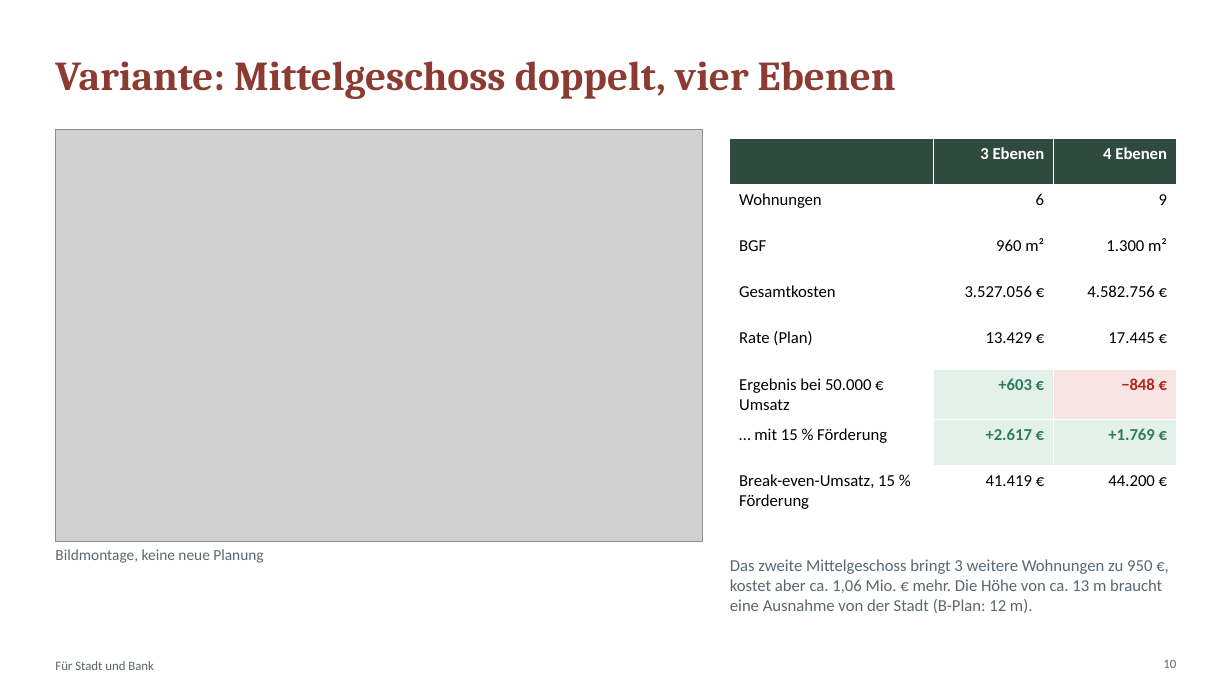
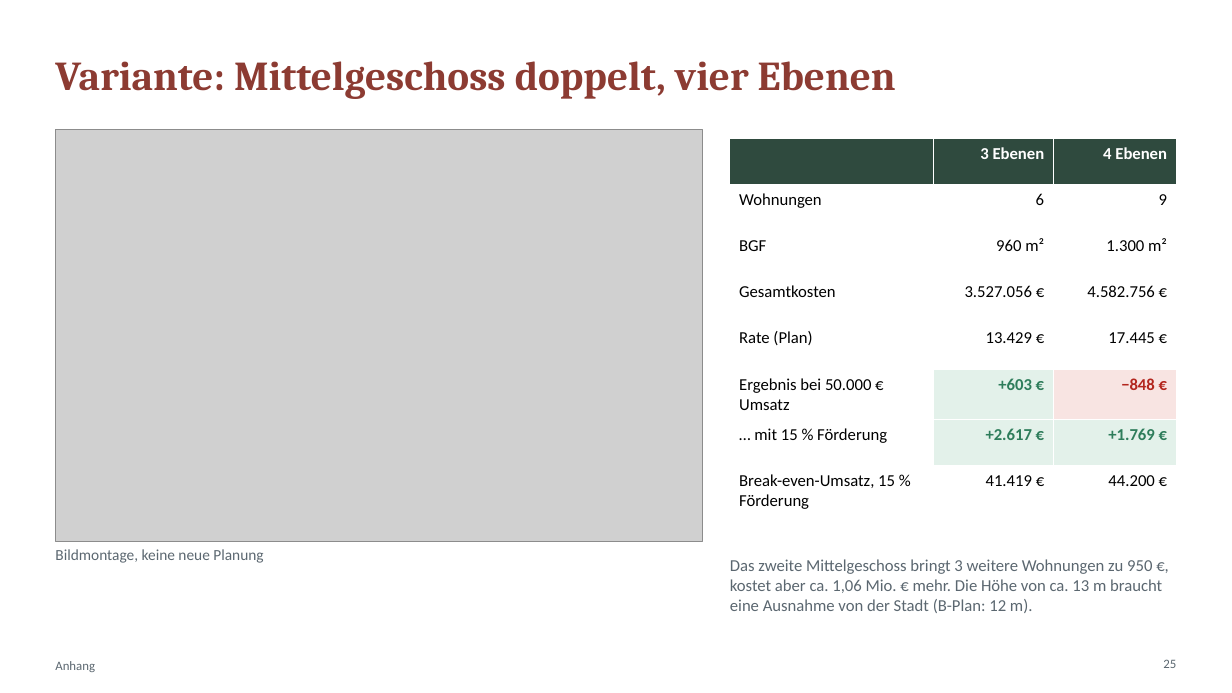
Before and after one commit to CartoonUsername/bau-projekt, a slide deck: slide 25 of praesentation/Neue-Mitte-Werlte_Baufeld3_6-Wohnungen_Gastro-EG.pptx (slide 10 before the commit). Drawn at 1232x693 pixels with LibreOffice and Linux fonts; fonts in the diff are those of the drawing; grey boxes stand for pictures. Boxes give left, top, right and bottom in pixels: in the first picture for what was removed or moved away, otherwise in the second. Text is boxed around its words. In the diff, an @@ line names an element or a change of style, - is before the commit and + after.

```diff
--- a/praesentation/Neue-Mitte-Werlte_Baufeld3_6-Wohnungen_Gastro-EG.pptx
+++ b/praesentation/Neue-Mitte-Werlte_Baufeld3_6-Wohnungen_Gastro-EG.pptx
@@ page number at (1163,659,1176,668): text changed @@
-10
+25
@@ text at (55,661,95,672): text changed @@
-Für Stadt und Bank
+Anhang
```
Also in this commit, not shown: 4 other slides changed, 6 other files.
